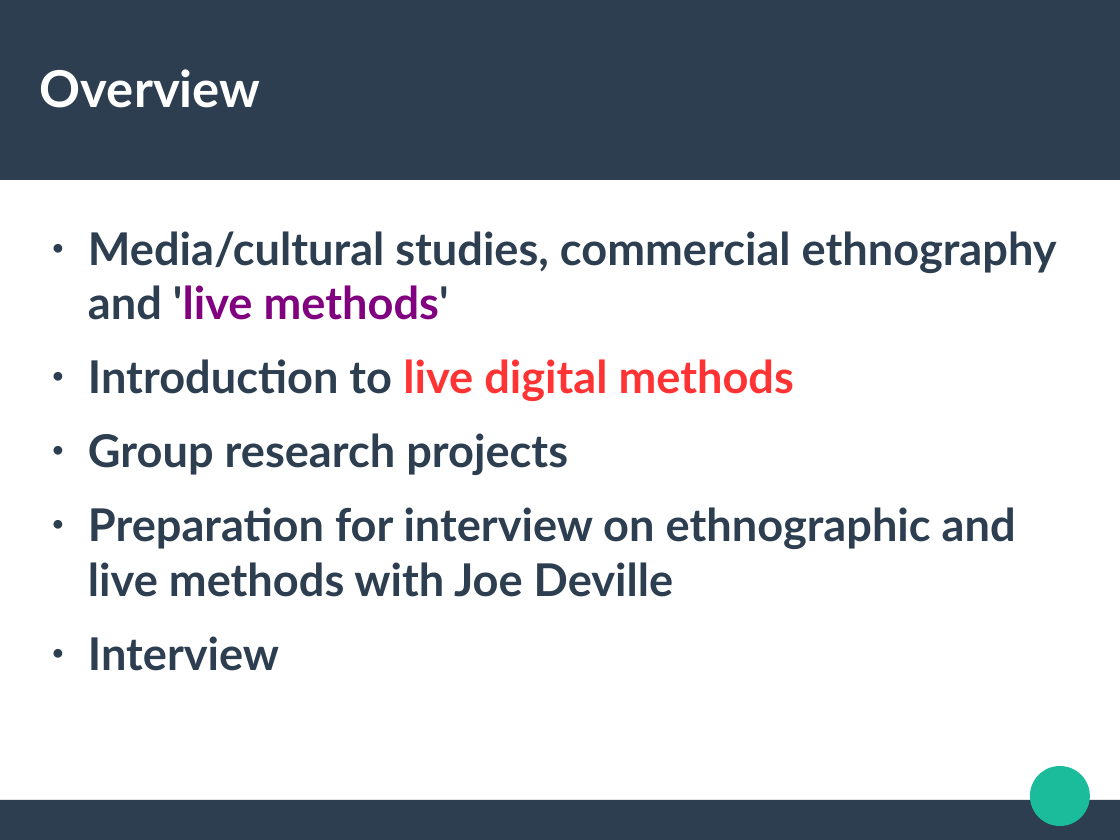
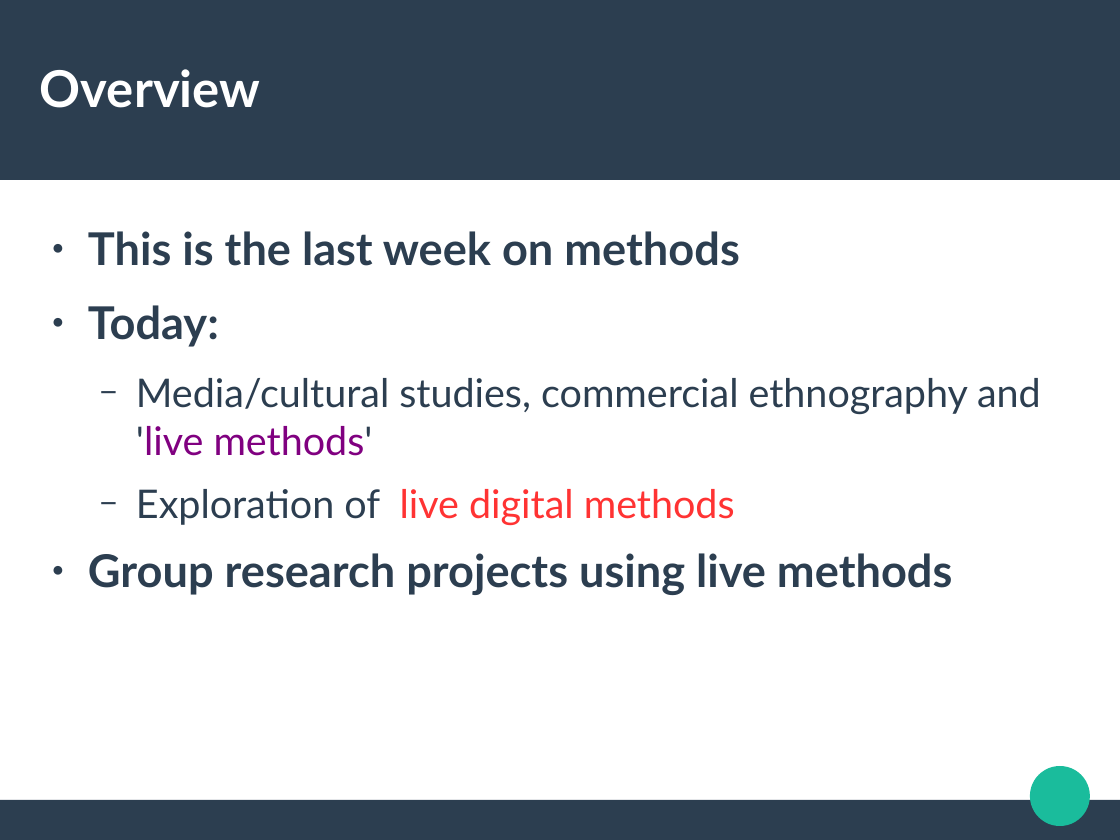
Before and after one commit to rian39/socl923, a slide deck: slide 2 of lectures_old/week7_2016.odp. Drawn at 1120x840 pixels with LibreOffice and Linux fonts; fonts in the diff are those of the drawing. Boxes give left, top, right and bottom in pixels: in the first picture for what was removed or moved away, otherwise in the second. Text is boxed around its words. In the diff, an @@ line names an element or a change of style, - is before the commit and + after.

Commit message:
week 6+7 slides

```diff
--- a/lectures_old/week7_2016.odp
+++ b/lectures_old/week7_2016.odp
@@ text at box(88, 231, 739, 347): paragraphs added @@
+● This is the last week on methods
+● Today:
@@ text at box(136, 378, 1041, 456): size 32 to 28 pt, bold off in "Media/cultural studies, commercial ethnography and 'live met ..."; bullet ● to −; list level 1 to 2 in "Media/cultural studies, commercial ethnography and ..." @@
@@ text at box(88, 489, 952, 595): text changed @@
-● Introduction to live digital methods
-● Group research projects
-● Preparation for interview on ethnographic and live methods with Joe Deville
-● Interview
+  − Exploration of live digital methods
+● Group research projects using live methods
```
Also in this commit, not shown: 4 other slides changed, 1 slide removed, 4 other files.
